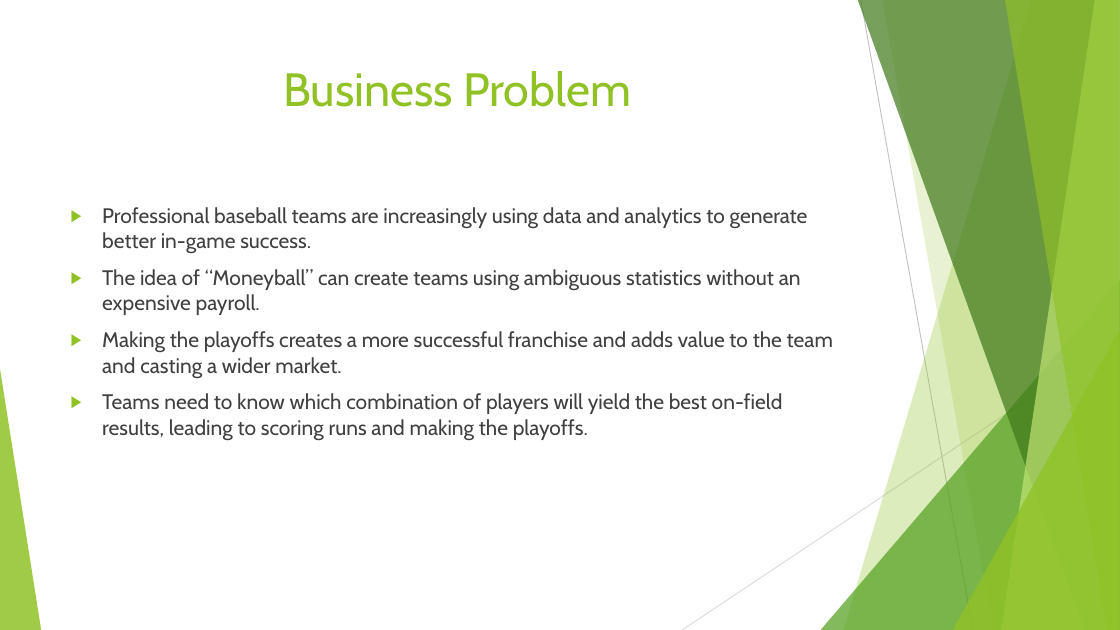
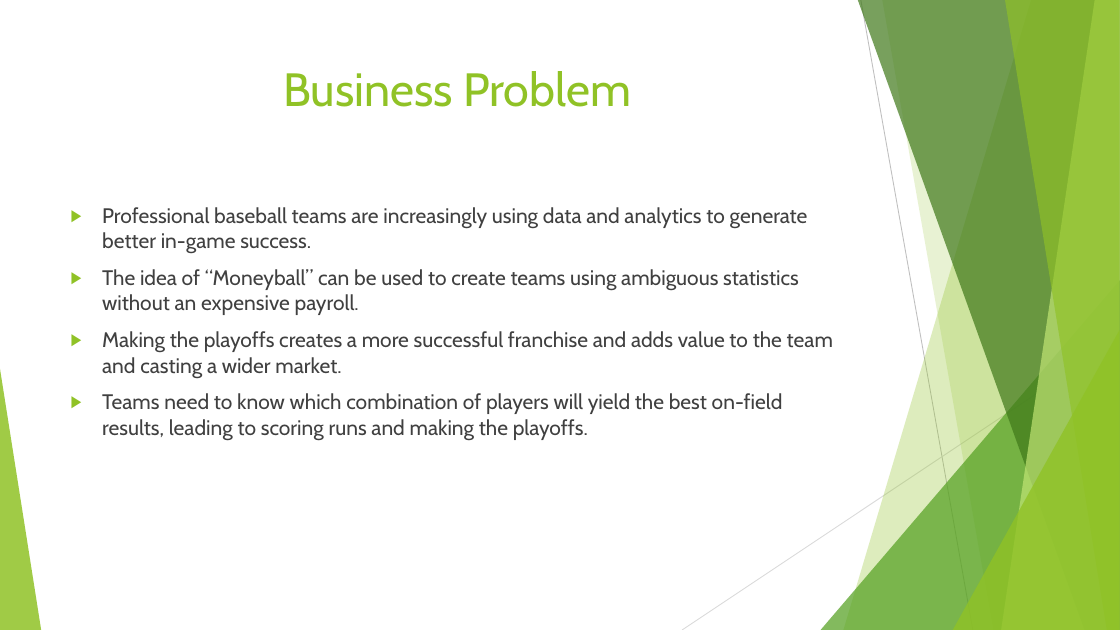
Before and after one commit to joshlensing/Coding-Dojo-Project-2, a slide deck: slide 2 of Baseball Playoff Predictions PPT.pptx. Drawn at 1120x630 pixels with LibreOffice and Linux fonts; fonts in the diff are those of the drawing. Boxes give left, top, right and bottom in pixels: in the first picture for what was removed or moved away, otherwise in the second. Text is boxed around its words. In the diff, an @@ line names an element or a change of style, - is before the commit and + after.

```diff
--- a/Baseball Playoff Predictions PPT.pptx
+++ b/Baseball Playoff Predictions PPT.pptx
@@ text at <box>102,269,799,315</box>: text changed @@
-▶ The idea of “Moneyball” can create teams using ambiguous statistics without an expensive payroll.
+▶ The idea of “Moneyball” can be used to create teams using ambiguous statistics without an expensive payroll.
```
Also in this commit, not shown: 2 other slides changed.
